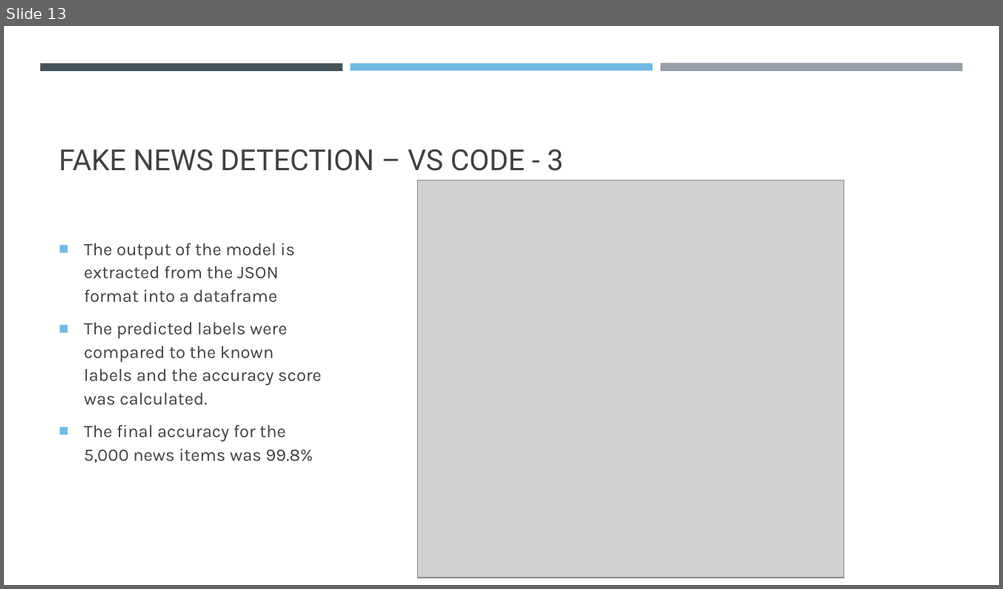
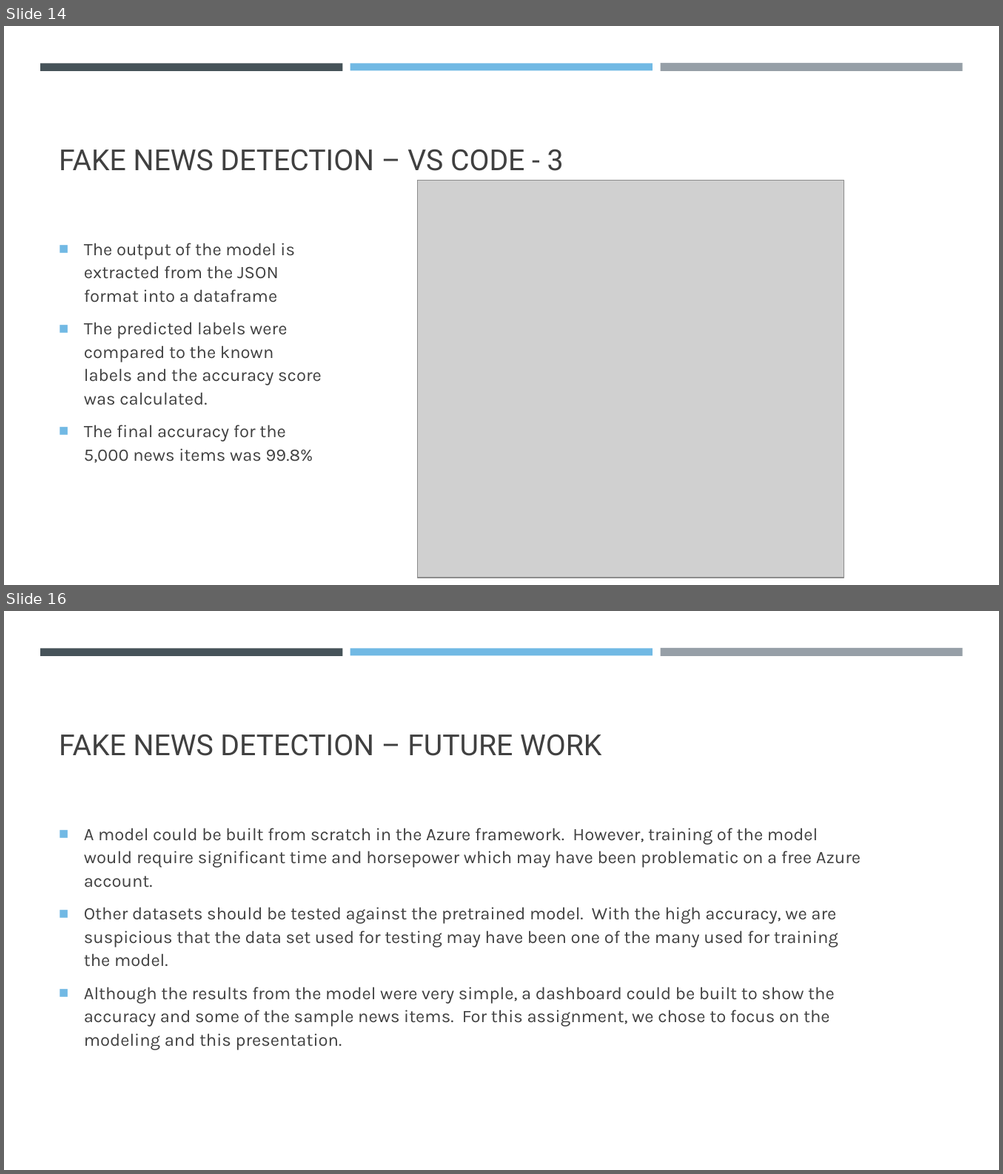
Before and after one commit to BrianJRitchie/Fake-News-Azure, a slide deck: AIDI1006_Assign4_Semal_Shastri_and_Brian_Ritchie.pptx. Shown one above the other, each under a label of ours: slide 13 before the commit, slides 14 and 16 after it; the slides between them are not shown. The pictures are 1003x589 and 1003x1174 pixels, drawn with LibreOffice and Linux fonts; fonts in the diff are those of the drawing; grey boxes stand for pictures. Boxes give left, top, right and bottom in pixels: in the first picture for what was removed or moved away, otherwise in the second. Text is boxed around its words. In the diff, an @@ line names an element or a change of style, - is before the commit and + after.

```diff
--- a/AIDI1006_Assign4_Semal_Shastri_and_Brian_Ritchie.pptx
+++ b/AIDI1006_Assign4_Semal_Shastri_and_Brian_Ritchie.pptx
@@ slide 16 added at (4, 611, 999, 1170), background #FFFFFF; not listed: 3 template elements that a slide beside it also shows @@
@@ title added at (59, 734, 601, 756), 28 pt, text #404040 @@
+FAKE NEWS DETECTION – FUTURE WORK
@@ text added at (84, 828, 860, 1051), 17 pt, text #404040 @@
+■ A model could be built from scratch in the Azure framework. However, training of the model would require significant time and horsepower which may have been problematic on a free Azure account.
+■ Other datasets should be tested against the pretrained model. With the high accuracy, we are suspicious that the data set used for testing may have been one of the many used for training the model.
+■ Although the results from the model were very simple, a dashboard could be built to show the accuracy and some of the sample news items. For this assignment, we chose to focus on the modeling and this presentation.
@@ what was slide 13 is now slide 14 @@
```
Also in this commit, not shown: 2 other slides added.
